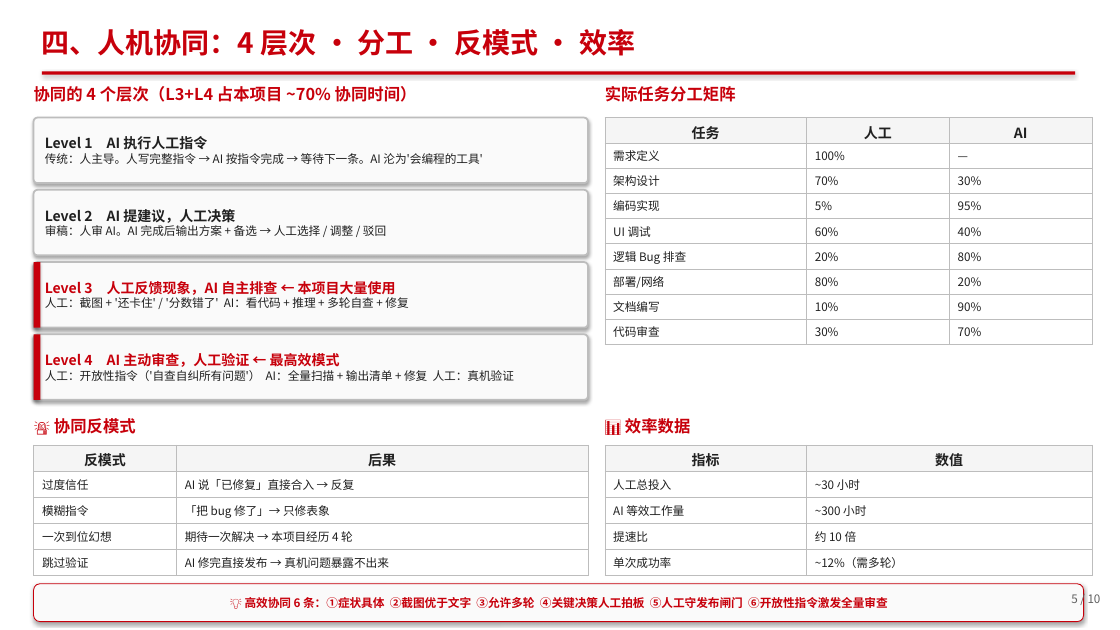
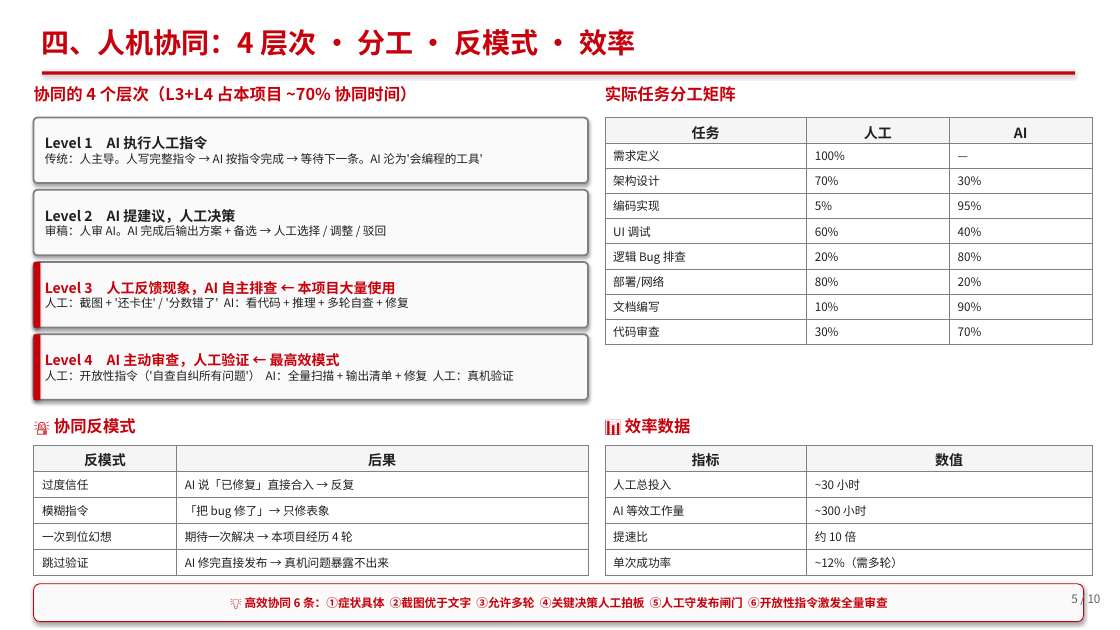
Before and after one commit to berming/AndroidAPP, a slide deck: slide 5 of docs/dev_summary.pptx. Drawn at 1120x630 pixels with LibreOffice and Linux fonts; fonts in the diff are those of the drawing. Boxes give left, top, right and bottom in pixels: in the first picture for what was removed or moved away, otherwise in the second. Text is boxed around its words. In the diff, an @@ line names an element or a change of style, - is before the commit and + after.

```diff
--- a/docs/dev_summary.pptx
+++ b/docs/dev_summary.pptx
@@ table at (x1=605, y1=118, x2=1092, y2=344) @@
@@ borders changed @@
@@ outline #BDBDBD 1.5 pt to #808080 1.5 pt in 4 elements at (x1=34, y1=118, x2=588, y2=183), (x1=34, y1=190, x2=588, y2=255), (x1=34, y1=262, x2=588, y2=328), (x1=34, y1=334, x2=588, y2=400) @@
@@ table at (x1=34, y1=445, x2=588, y2=576) @@
@@ borders changed @@
@@ table at (x1=605, y1=445, x2=1092, y2=576) @@
@@ borders changed @@
```
Also in this commit, not shown: 8 other slides changed, 1 other file.
